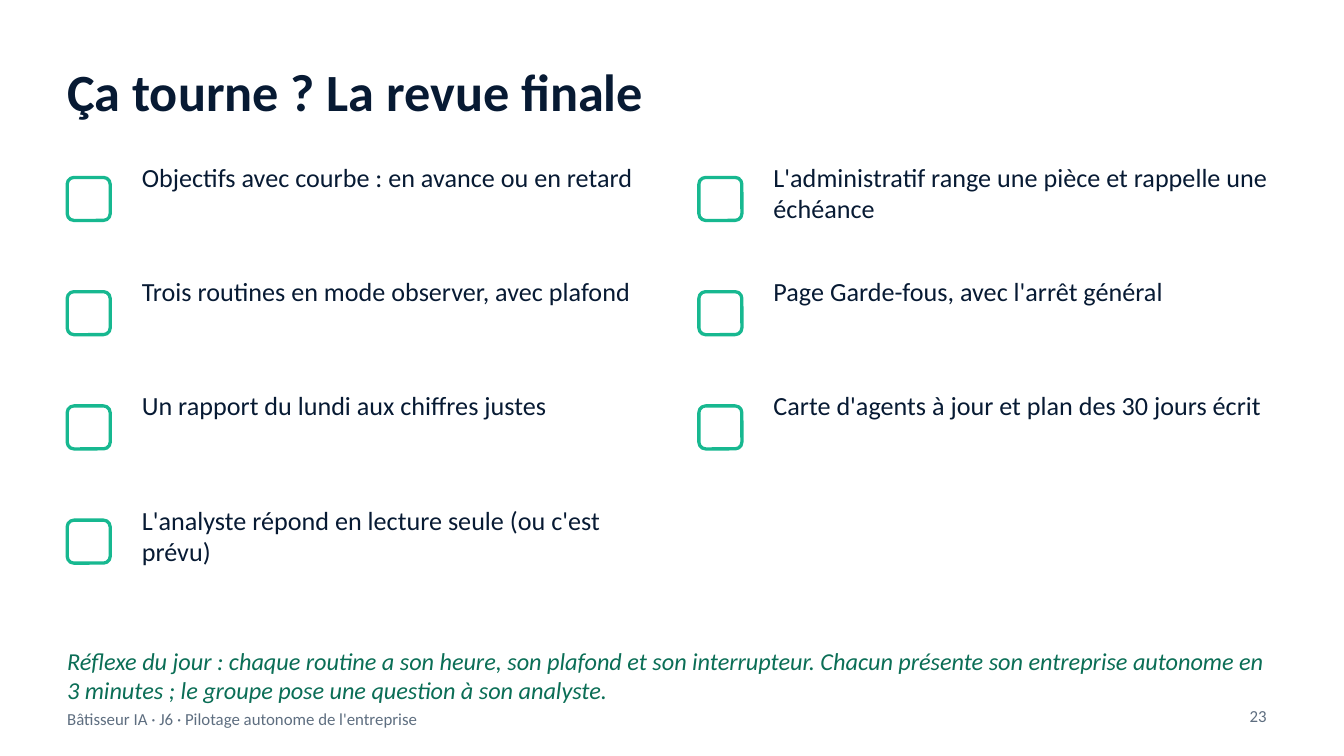
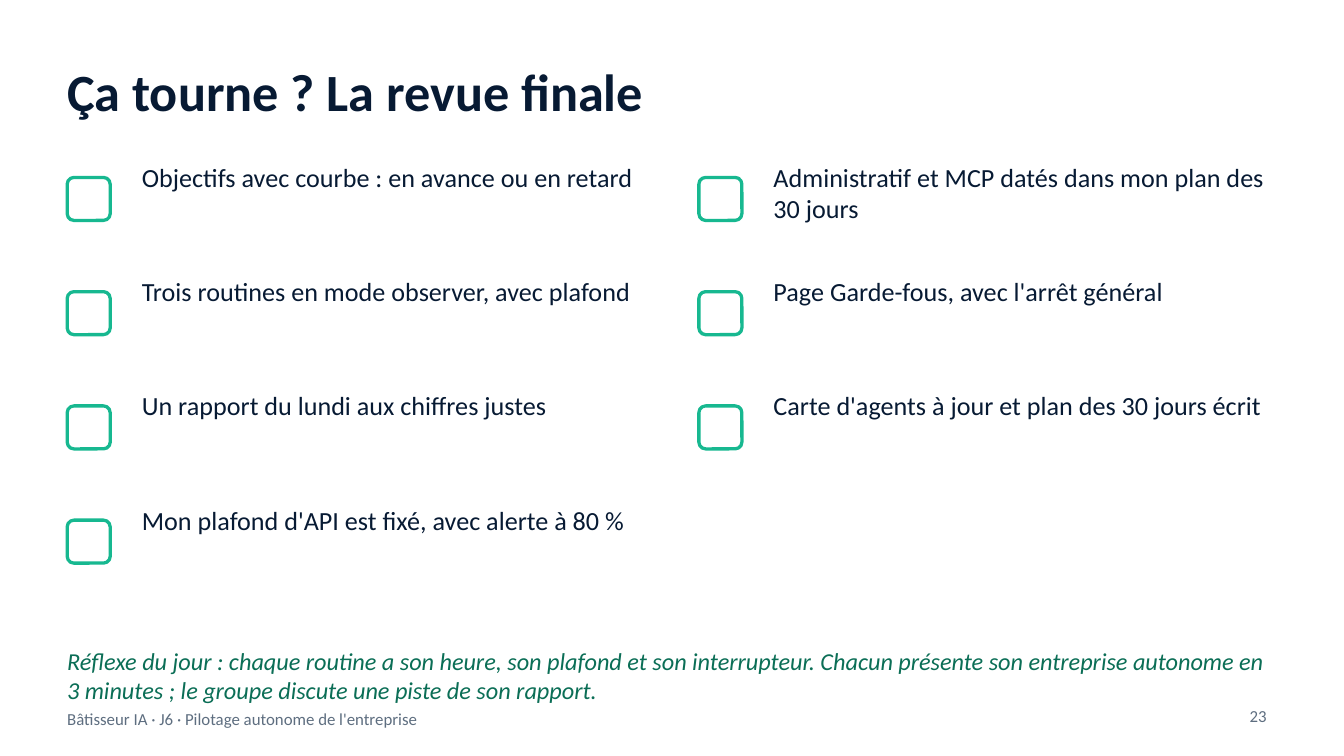
Before and after one commit to benyG/cisspbootcamp, a slide deck: slide 23 of content/library/files/Batisseur-IA-J6.pptx. Drawn at 1344x756 pixels with LibreOffice and Linux fonts; fonts in the diff are those of the drawing. Boxes give left, top, right and bottom in pixels: in the first picture for what was removed or moved away, otherwise in the second. Text is boxed around its words. In the diff, an @@ line names an element or a change of style, - is before the commit and + after.

```diff
--- a/content/library/files/Batisseur-IA-J6.pptx
+++ b/content/library/files/Batisseur-IA-J6.pptx
@@ text at (x1=773, y1=169, x2=1263, y2=223): text changed @@
-L'administratif range une pièce et rappelle une échéance
+Administratif et MCP datés dans mon plan des 30 jours
@@ text at (x1=142, y1=512, x2=599, y2=535): text changed @@
-L'analyste répond en lecture seule (ou c'est prévu)
+Mon plafond d'API est fixé, avec alerte à 80 %
@@ text at (x1=67, y1=653, x2=1263, y2=703): text changed @@
-Réflexe du jour : chaque routine a son heure, son plafond et son interrupteur. Chacun présente son entreprise autonome en 3 minutes ; le groupe pose une question à son analyste.
+Réflexe du jour : chaque routine a son heure, son plafond et son interrupteur. Chacun présente son entreprise autonome en 3 minutes ; le groupe discute une piste de son rapport.
```
Also in this commit, not shown: 7 other slides changed, 13 other files.
